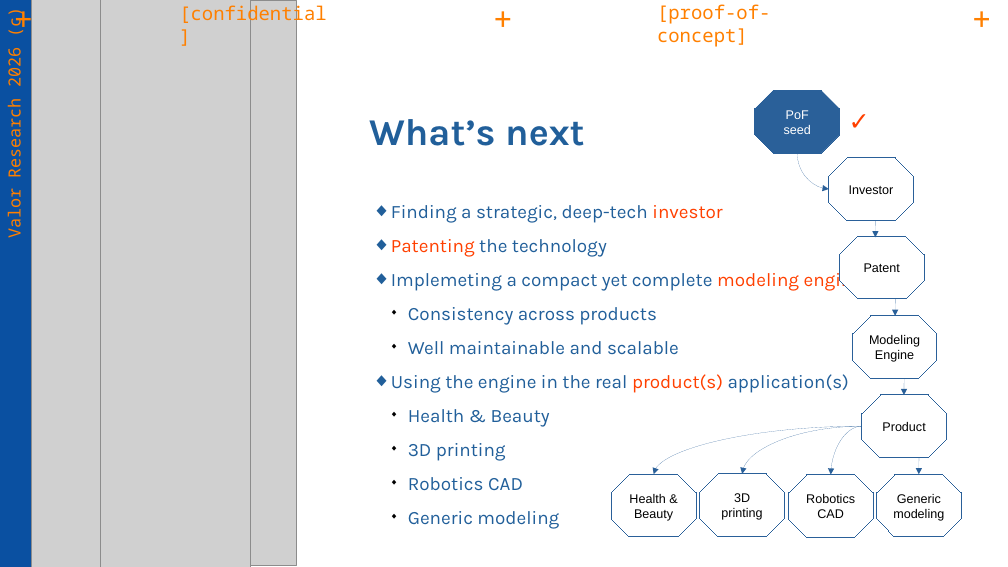
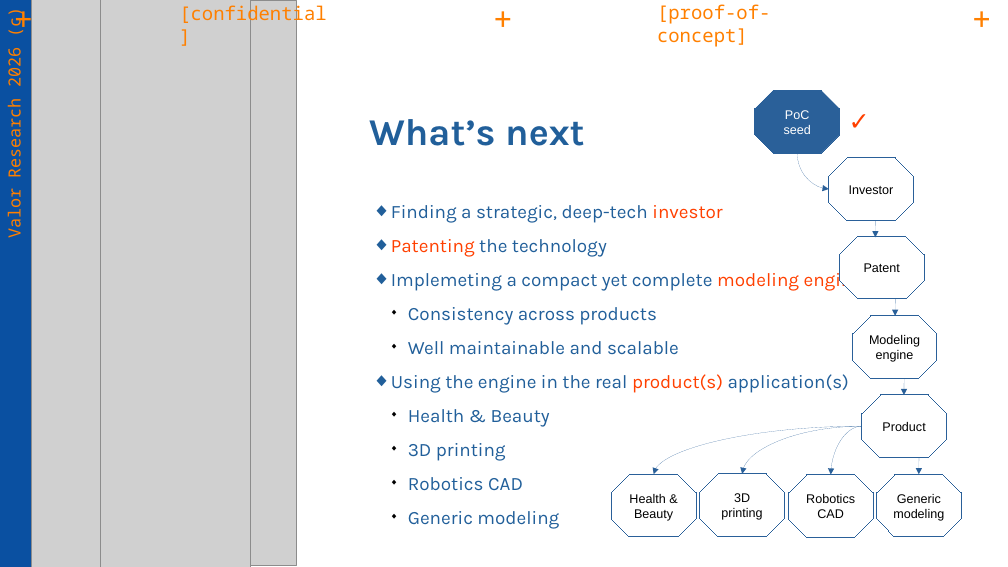
Before and after one commit to pkrnd/t3d-demo-presentation-backup, a slide deck: slide 8 of t3d-demo.odp. Drawn at 1008x567 pixels with LibreOffice and Linux fonts; fonts in the diff are those of the drawing; grey boxes stand for pictures. Boxes give left, top, right and bottom in pixels: in the first picture for what was removed or moved away, otherwise in the second. Text is boxed around its words. In the diff, an @@ line names an element or a change of style, - is before the commit and + after.

Commit message:
slide h update

```diff
--- a/t3d-demo.odp
+++ b/t3d-demo.odp
@@ text in octagon at (x1=784, y1=110, x2=811, y2=134): text changed @@
-PoF seed
+PoC seed
@@ text in octagon at (x1=869, y1=335, x2=920, y2=362): text changed @@
-Modeling Engine
+Modeling engine
```
Also in this commit, not shown: 1 other file.
